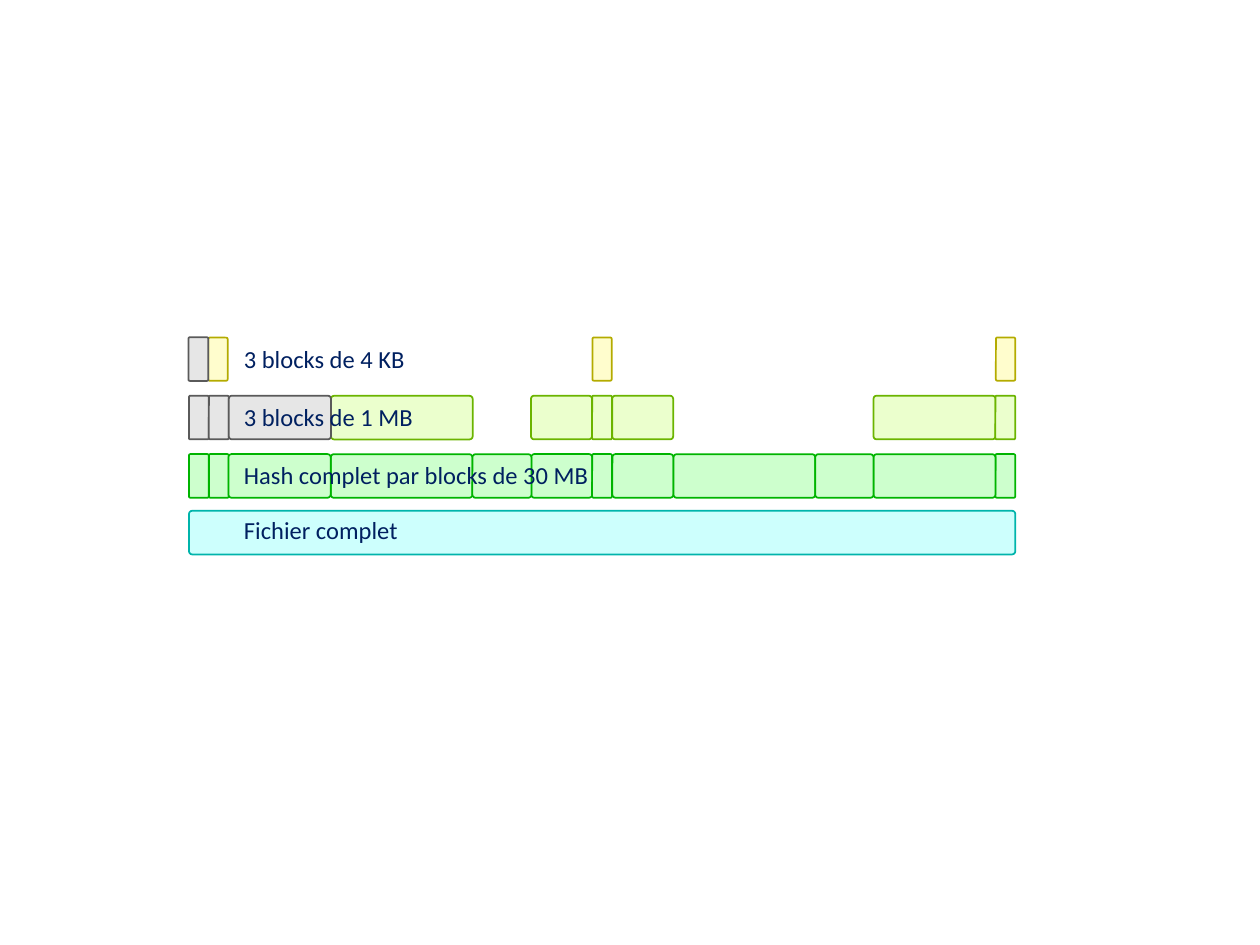
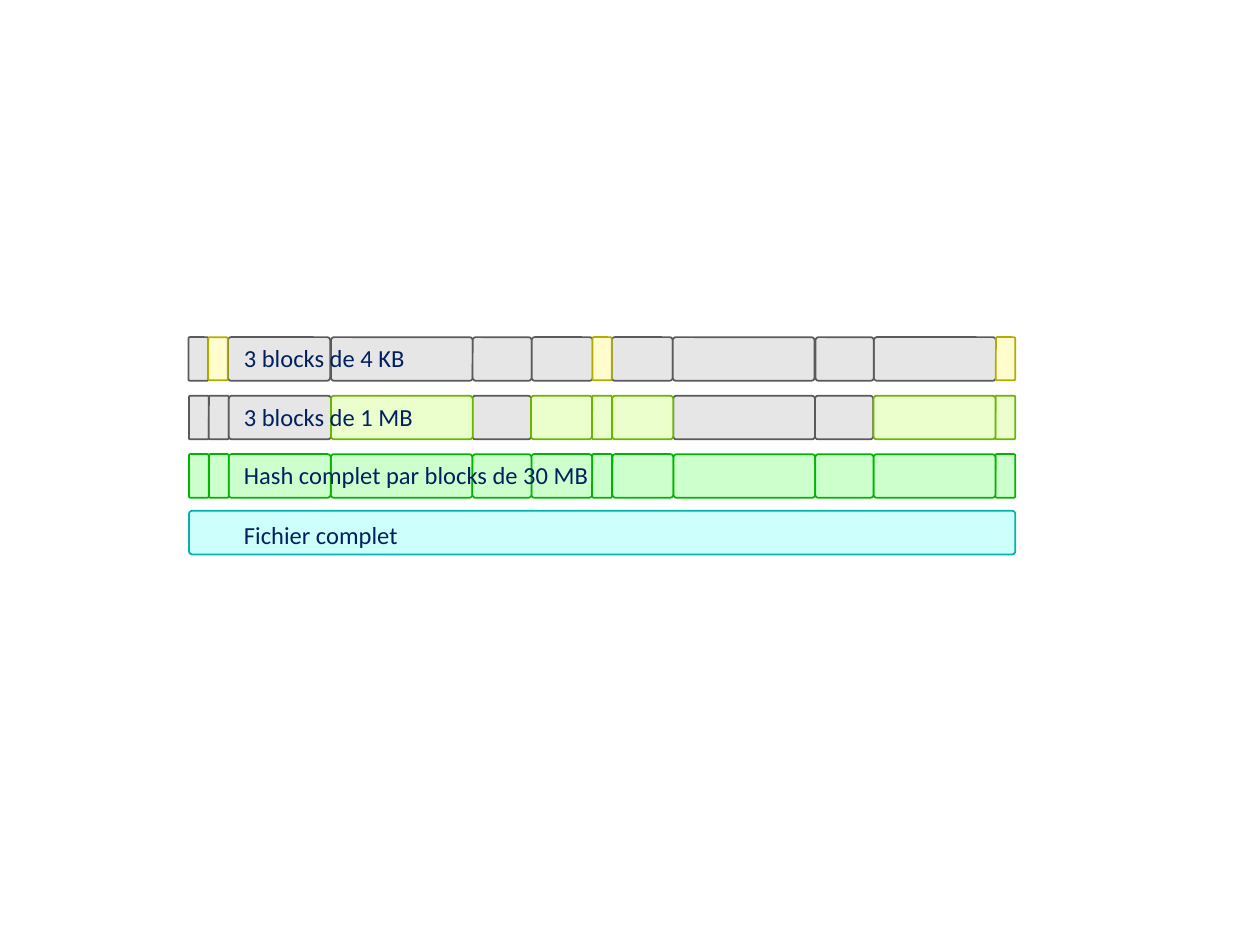
Before and after one commit to evrignaud/fim, a slide deck: slide 1 of src/main/asciidoc/slides/fr/images/hash-blocks.odp. Drawn at 1260x945 pixels with LibreOffice and Linux fonts; fonts in the diff are those of the drawing. Boxes give left, top, right and bottom in pixels: in the first picture for what was removed or moved away, otherwise in the second. Text is boxed around its words. In the diff, an @@ line names an element or a change of style, - is before the commit and + after.

```diff
--- a/src/main/asciidoc/slides/fr/images/hash-blocks.odp
+++ b/src/main/asciidoc/slides/fr/images/hash-blocks.odp
@@ rounded rectangle added at (x1=228, y1=338, x2=330, y2=382), fill #E6E6E6, outline #5A5A5A 0.99 pt @@
@@ rounded rectangle added at (x1=331, y1=338, x2=472, y2=382), fill #E6E6E6, outline #5A5A5A 0.99 pt @@
@@ rounded rectangle added at (x1=472, y1=338, x2=532, y2=382), fill #E6E6E6, outline #5A5A5A 0.99 pt @@
@@ rounded rectangle added at (x1=532, y1=338, x2=592, y2=382), fill #E6E6E6, outline #5A5A5A 0.99 pt @@
@@ rounded rectangle added at (x1=612, y1=338, x2=673, y2=382), fill #E6E6E6, outline #5A5A5A 0.99 pt @@
@@ rounded rectangle added at (x1=673, y1=338, x2=814, y2=382), fill #E6E6E6, outline #5A5A5A 0.99 pt @@
@@ rounded rectangle added at (x1=815, y1=338, x2=873, y2=382), fill #E6E6E6, outline #5A5A5A 0.99 pt @@
@@ rounded rectangle added at (x1=874, y1=338, x2=997, y2=382), fill #E6E6E6, outline #5A5A5A 0.99 pt @@
@@ rounded rectangle added at (x1=472, y1=396, x2=532, y2=440), fill #E6E6E6, outline #5A5A5A 0.99 pt @@
@@ rounded rectangle added at (x1=673, y1=396, x2=814, y2=440), fill #E6E6E6, outline #5A5A5A 0.99 pt @@
@@ rounded rectangle added at (x1=815, y1=396, x2=873, y2=440), fill #E6E6E6, outline #5A5A5A 0.99 pt @@
@@ text "Fichier complet" moved from (x1=244, y1=522, x2=398, y2=543) to (x1=244, y1=527, x2=398, y2=548) @@
```
Also in this commit, not shown: 1 other file.
